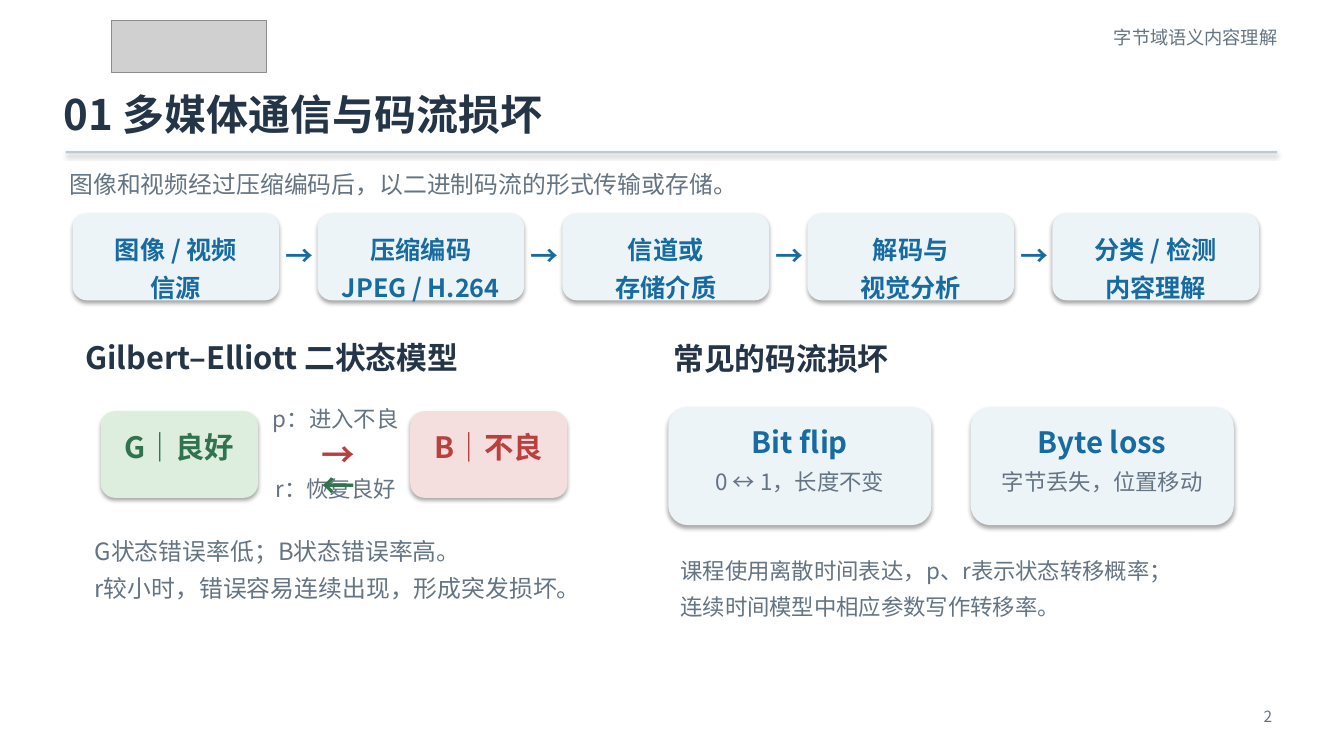
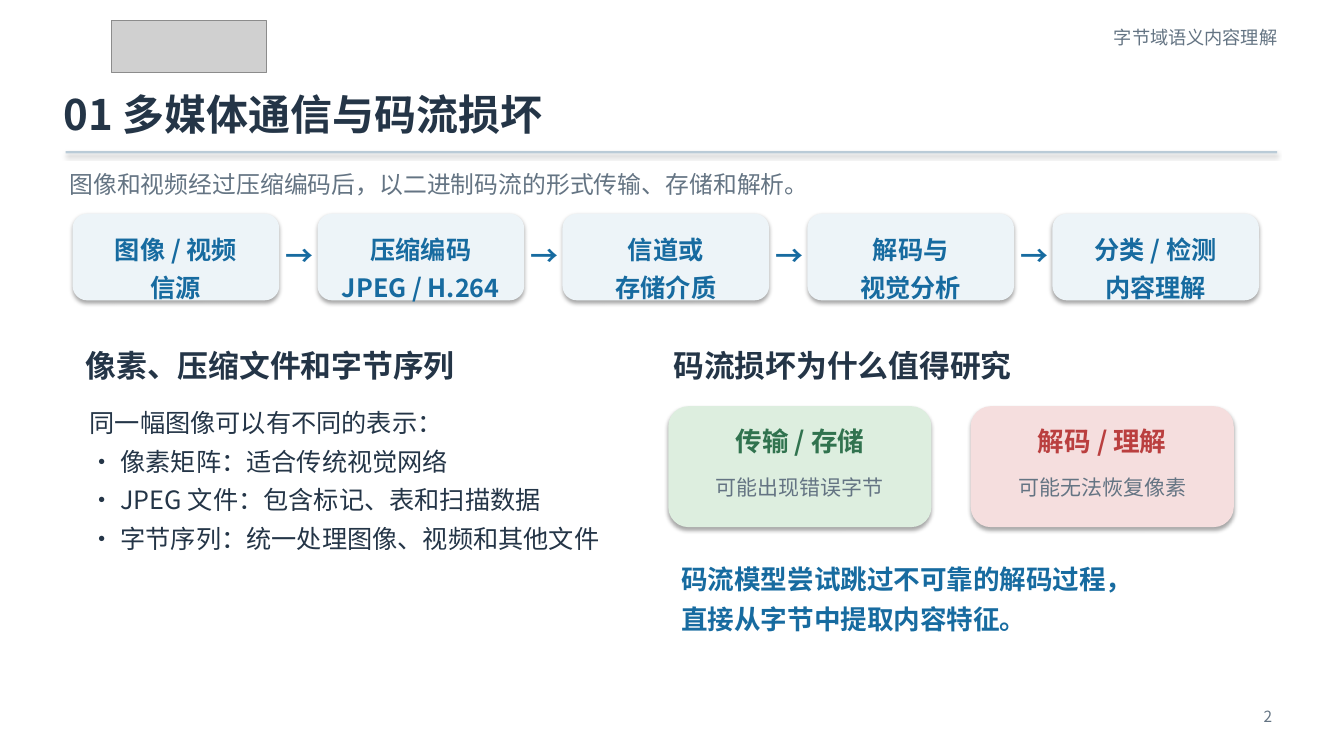
Before and after one commit to Franklin-L/byteformer-mnist-course, a slide deck: slide 2 of docs/ByteFormer_MNIST_零基础实验课.pptx. Drawn at 1344x756 pixels with LibreOffice and Linux fonts; fonts in the diff are those of the drawing; grey boxes stand for pictures. Boxes give left, top, right and bottom in pixels: in the first picture for what was removed or moved away, otherwise in the second. Text is boxed around its words. In the diff, an @@ line names an element or a change of style, - is before the commit and + after.

```diff
--- a/docs/ByteFormer_MNIST_零基础实验课.pptx
+++ b/docs/ByteFormer_MNIST_零基础实验课.pptx
@@ text at [69, 173, 808, 195]: text changed @@
-图像和视频经过压缩编码后，以二进制码流的形式传输或存储。
+图像和视频经过压缩编码后，以二进制码流的形式传输、存储和解析。
@@ text at [86, 350, 455, 380]: text changed @@
-Gilbert–Elliott 二状态模型
+像素、压缩文件和字节序列
@@ text at [673, 350, 1011, 380]: text changed @@
-常见的码流损坏
+码流损坏为什么值得研究
@@ text added at [90, 411, 600, 550], 18 pt, text #243547 @@
+同一幅图像可以有不同的表示：
+· 像素矩阵：适合传统视觉网络
+· JPEG 文件：包含标记、表和扫描数据
+· 字节序列：统一处理图像、视频和其他文件
@@ rounded rectangle removed at [101, 411, 258, 498] @@
@@ text removed at [273, 408, 398, 432] @@
-p：进入不良
@@ rounded rectangle removed at [410, 411, 568, 498] @@
@@ rounded rectangle at [668, 406, 932, 527]: fill #EDF4F8 to #DDEEDF @@
@@ rounded rectangle at [971, 406, 1234, 527]: fill #EDF4F8 to #F5DEDE @@
@@ text removed at [125, 432, 234, 462] @@
-G｜良好
@@ text removed at [252, 432, 425, 467] @@
-→
@@ text removed at [435, 432, 543, 462] @@
-B｜不良
@@ text at [736, 428, 864, 454]: text changed; size 21 to 19 pt; text colour #176BA0 to #31734F @@
-Bit flip
+传输 / 存储
@@ text at [1038, 428, 1166, 454]: text changed; size 21 to 19 pt; text colour #176BA0 to #BA3F3F @@
-Byte loss
+解码 / 理解
@@ text removed at [252, 463, 425, 498] @@
-←
@@ text removed at [275, 477, 395, 499] @@
-r：恢复良好
@@ text removed at [715, 471, 884, 492] @@
-0 ↔ 1，长度不变
@@ text added at [716, 477, 884, 497], 15 pt, text #647483 @@
+可能出现错误字节
@@ text removed at [1002, 471, 1203, 492] @@
-字节丢失，位置移动
@@ text added at [1018, 477, 1186, 497], 15 pt, text #647483 @@
+可能无法恢复像素
@@ text removed at [95, 540, 581, 599] @@
-G状态错误率低；B状态错误率高。
-r较小时，错误容易连续出现，形成突发损坏。
@@ text removed at [680, 560, 1172, 617] @@
-课程使用离散时间表达，p、r表示状态转移概率；
-连续时间模型中相应参数写作转移率。
@@ text added at [681, 566, 1132, 632], 19 pt, text #176BA0, bold @@
+码流模型尝试跳过不可靠的解码过程，
+直接从字节中提取内容特征。
```
Also in this commit, not shown: 13 other slides changed, 4 slides added, 1 slide removed, 9 other files.
